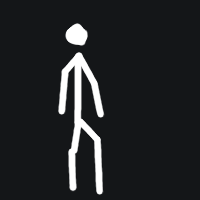
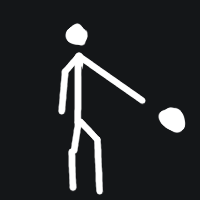
The second (200, 200) image is a revision of the first. Changes to its layers:
added layer "Layer #5" above "Layer #4" over left=81, top=53, right=186, bottom=133
hid "Layer #4" over left=81, top=53, right=105, bottom=118
